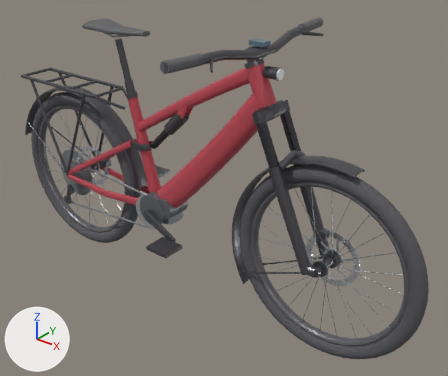
The glTF model docs/models/ebike-mtb-specialized-turbo-vado-3-x-6-0.glb, before and after one commit.
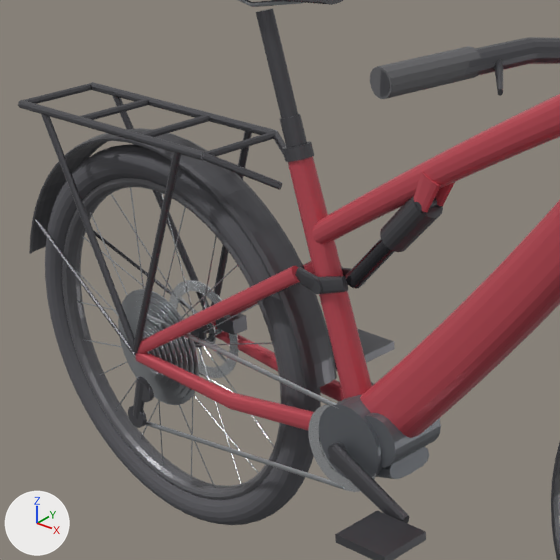
There are two pictures of each version: one whole from a 50 mm camera at (1.414, -1.541, 1.446) aimed at (0.128, 0.065, 0.45), one close up on the part from 3% to 53% of the width and 9% to 68% of the height. The lights are fixed; the arrows at lower left show +X, +Y and +Z. The older version's two pictures come first. Vertices at exactly the same position are counted once.

Names of what the first close-up shows: 'accessories_fenders', 'accessories_rear_rack', 'drivetrain_cassette', 'drivetrain_crankset', 'ebike_motor_housing', 'frame_downtube', 'frame_seattube', 'frame_shock_clevis_boss', 'frame_toptube', 'rear_chainstays', 'rear_seatstays', 'rear_shock_body', 'rear_shock_shaft', 'rear_wheel_rim', 'rear_wheel_tire', 'suspension_rocker_link' and 15 more.
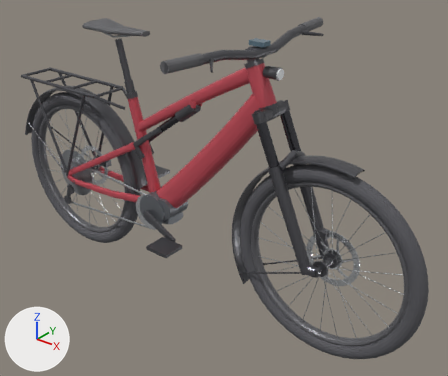
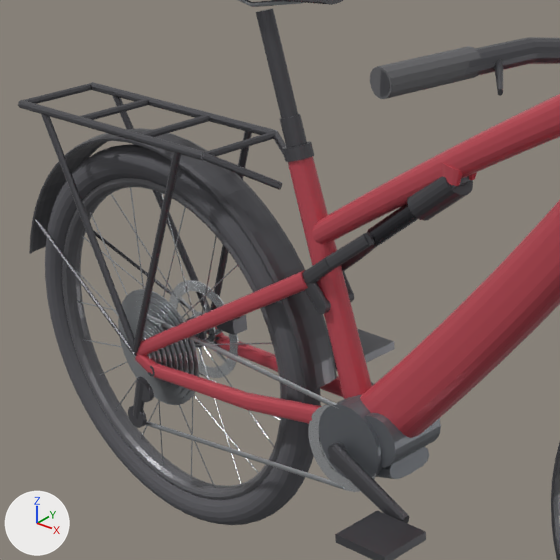
Where the change shows, as pixel boxes [x1, y1, x2, y2] in the close-ups (560 x 560 px; the box of a moved part takes in the faces that stretch with it):
'rear_chainstays', reshaped (7% narrower, 17% shorter): before [136, 324, 344, 431]; after [150, 335, 344, 424]
'rear_seatstays', reshaped (10% taller): before [137, 261, 314, 354]; after [135, 271, 308, 373]
'rear_shock_body', reshaped: before [380, 196, 443, 252]; after [407, 176, 473, 221]
'suspension_rocker_yoke', added: after [148, 176, 473, 377]
'rear_shock_shaft', reshaped (18% shorter): before [346, 239, 395, 289]; after [367, 204, 418, 245]
'frame_shock_clevis_boss', reshaped (16% narrower, 39% shorter): before [413, 172, 455, 212]; after [442, 162, 477, 186]
'suspension_rocker_link', deleted: before [295, 198, 437, 294]
part 2 of me_rear_seatstays, moved or reshaped (not visible afterwards): before [213, 261, 314, 325]
part 3 of me_rear_seatstays, moved or reshaped: before [137, 266, 300, 354]; after [136, 271, 308, 355]
part 4 of me_rear_seatstays, added: after [135, 355, 156, 373]

Patch to the scene script:
```diff
--- a/docs/models/ebike-mtb-specialized-turbo-vado-3-x-6-0.glb.py
+++ b/docs/models/ebike-mtb-specialized-turbo-vado-3-x-6-0.glb.py
@@ me_rear_chainstays @@
-me_rear_chainstays.from_pydata(...)  # 230 vertices, 448 faces; spans x -0.604..-0.159, y -0.085..0.085, z 0.301..0.353
+me_rear_chainstays.from_pydata(...)  # 230 vertices, 448 faces; spans x -0.571..-0.142, y -0.082..0.082, z 0.31..0.366
+# me_rear_chainstays part 1: 230 of 230 vertices moved; they spanned x -0.604..-0.159, y -0.085..0.085, z 0.301..0.353 and now span x -0.571..-0.142, y -0.082..0.082, z 0.31..0.366; mean shift (0.03, 0.0, 0.003)
 me_rear_chainstays.materials.append(mat_frame_primary_paint)
@@ me_rear_seatstays @@
-me_rear_seatstays.from_pydata(...)  # 144 vertices, 280 faces; spans x -0.608..-0.239, y -0.085..0.085, z 0.344..0.576
+me_rear_seatstays.from_pydata(...)  # 220 vertices, 424 faces; spans x -0.608..-0.223, y -0.085..0.085, z 0.313..0.571
+# me_rear_seatstays part 2: the loose piece of 72 vertices spanning x -0.608..-0.239, y 0.025..0.085, z 0.344..0.576 is multiplied about its middle by the matrix ((1.03, 0.006, 0.029), (-0.006, 1.03, -0.003), (-0.029, 0.003, 1.03)), then moved by (0.008, -0.002, -0.004)
+# me_rear_seatstays part 3: the loose piece of 72 vertices spanning x -0.608..-0.239, y -0.085..-0.025, z 0.344..0.576 is multiplied about its middle by the matrix ((1.03, -0.006, 0.029), (0.006, 1.03, 0.003), (-0.029, -0.003, 1.03)), then moved by (0.008, 0.002, -0.004)
+# me_rear_seatstays part 4: a new loose piece of 38 vertices spanning x -0.608..-0.564, y -0.085..-0.066, z 0.313..0.352, in mat_frame_primary_paint (red #c74f5c)
+# other edits to the shape of me_rear_seatstays do not show in these pictures
 me_rear_seatstays.materials.append(mat_frame_primary_paint)
@@ me_frame_shock_clevis_boss @@
-me_frame_shock_clevis_boss.from_pydata(...)  # 64 vertices, 120 faces; spans x -0.0164..0.0352, y -0.0228..0.0228, z 0.7138..0.7741
+me_frame_shock_clevis_boss.from_pydata(...)  # 64 vertices, 120 faces; spans x 0.0407..0.0763, y -0.0228..0.0228, z 0.7647..0.794
+# me_frame_shock_clevis_boss part 5: the whole mesh is multiplied about its middle by the matrix ((0.917, 0.0, -0.372), (0.0, 1.0, 0.0), (0.062, 0.0, 0.491)), then moved by (0.0484, 0.0, 0.0356)
 me_frame_shock_clevis_boss.materials.append(mat_frame_primary_paint)
@@ me_rear_shock_body @@
-me_rear_shock_body.from_pydata(...)  # 112 vertices, 220 faces; spans x -0.0886..0.0131, y -0.0238..0.0238, z 0.6355..0.737
+me_rear_shock_body.from_pydata(...)  # 112 vertices, 220 faces; spans x -0.0318..0.0687, y -0.0238..0.0238, z 0.6951..0.7863
+# me_rear_shock_body part 6: the whole mesh is multiplied about its middle by the matrix ((0.95, 0.0, 0.112), (0.0, 1.0, 0.0), (-0.178, 0.0, 0.961)), then moved by (0.0563, 0.0, 0.0543)
 me_rear_shock_body.materials.append(mat_anodized_dark_alloy)
@@ me_rear_shock_shaft @@
-me_rear_shock_shaft.from_pydata(...)  # 56 vertices, 108 faces; spans x -0.1693..-0.0593, y -0.0138..0.0138, z 0.5549..0.6648
+me_rear_shock_shaft.from_pydata(...)  # 56 vertices, 108 faces; spans x -0.119..-0.0066, y -0.0138..0.0138, z 0.6343..0.7273
+# me_rear_shock_shaft part 7: the whole mesh is multiplied about its middle by the matrix ((0.95, 0.0, 0.112), (0.0, 1.0, 0.0), (-0.178, 0.0, 0.961)), then moved by (0.0515, 0.0, 0.071)
 me_rear_shock_shaft.materials.append(mat_stanchion_black)
@@ ob_suspension_rocker_link @@
-ob_suspension_rocker_link = bpy.data.objects.new('suspension_rocker_link', me_suspension_rocker_link)
@@ ob_suspension_rocker_yoke @@
+ob_suspension_rocker_yoke = bpy.data.objects.new('suspension_rocker_yoke', me_suspension_rocker_yoke)  # 442 vertices, 848 faces; spans x -0.58..0.064, y -0.082..0.082, z 0.314..0.776; in mat_anodized_dark_alloy (dark grey #606065)
+ob_suspension_rocker_yoke.location = (0.0, 0.0, 0.0)
```
